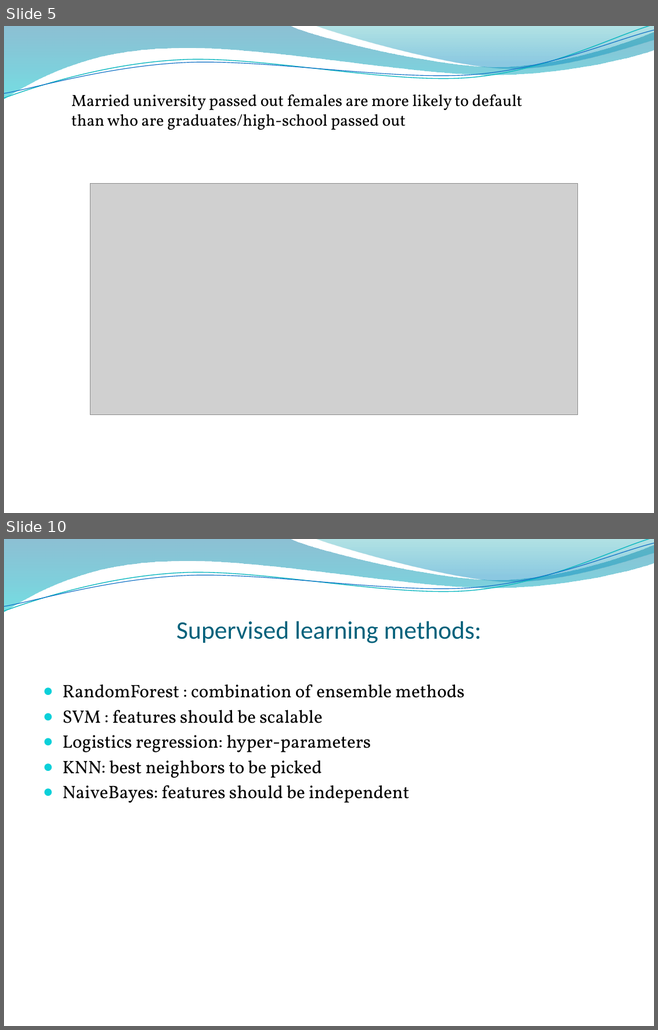
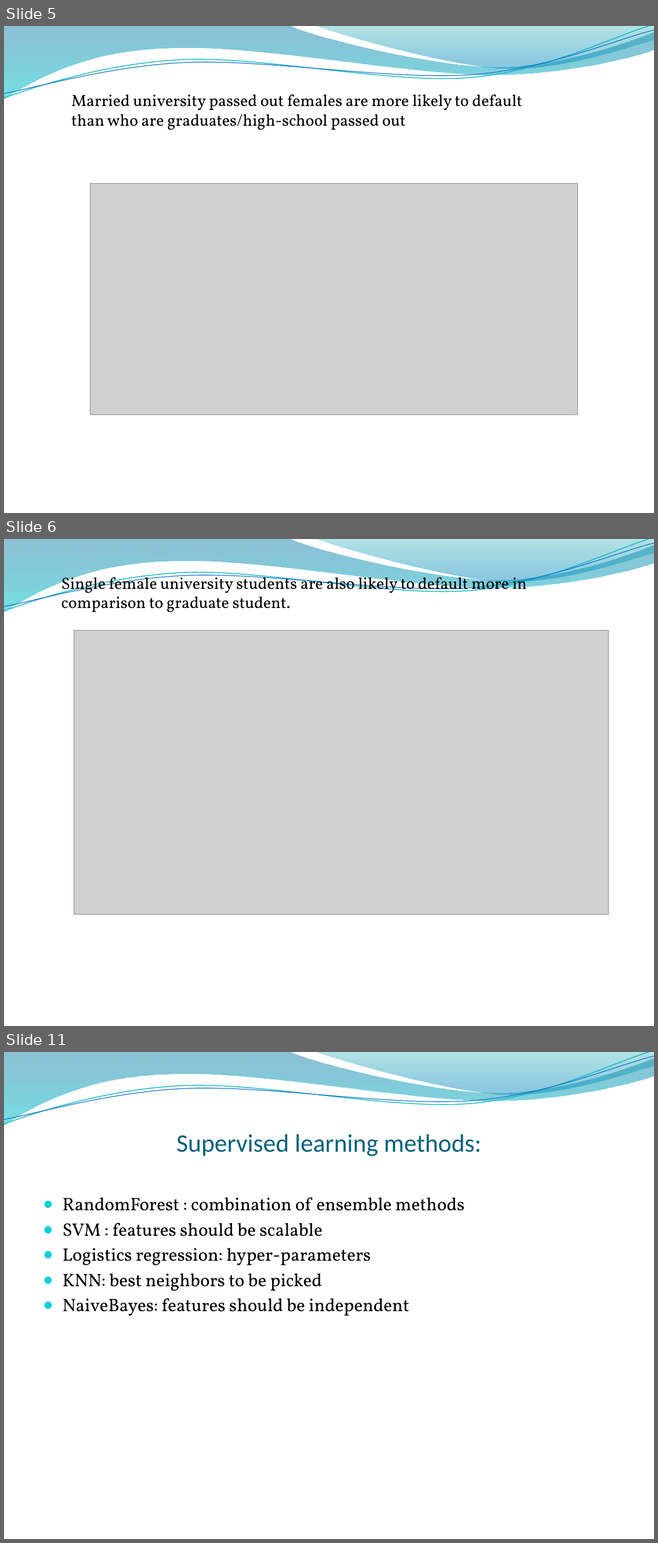
Before and after one commit to singh0021/DataScienceMasters, a slide deck: Capstone/Capstone Project.pptx. Shown one above the other, each under a label of ours: slides 5 and 10 before the commit, slides 5, 6 and 11 after it; the slides between them are not shown. The pictures are 658x1030 and 658x1543 pixels, drawn with LibreOffice and Linux fonts; fonts in the diff are those of the drawing; grey boxes stand for pictures; background and template pictures are left out. Boxes give left, top, right and bottom in pixels: in the first picture for what was removed or moved away, otherwise in the second. Text is boxed around its words. In the diff, an @@ line names an element or a change of style, - is before the commit and + after.

```diff
--- a/Capstone/Capstone Project.pptx
+++ b/Capstone/Capstone Project.pptx
@@ slide 6 added at [4,539,654,1026], background picture (left out); not listed: 4 template elements that a slide beside it also shows @@
@@ text added at [61,573,527,612], 18 pt, text #000000 @@
+Single female university students are also likely to default more in comparison to graduate student.
@@ picture added at [74,631,608,915] @@
@@ what was slide 10 is now slide 11 @@
```
Also in this commit, not shown: 3 slides changed, 2 other slides added, 2 slides removed, 2 other files.
